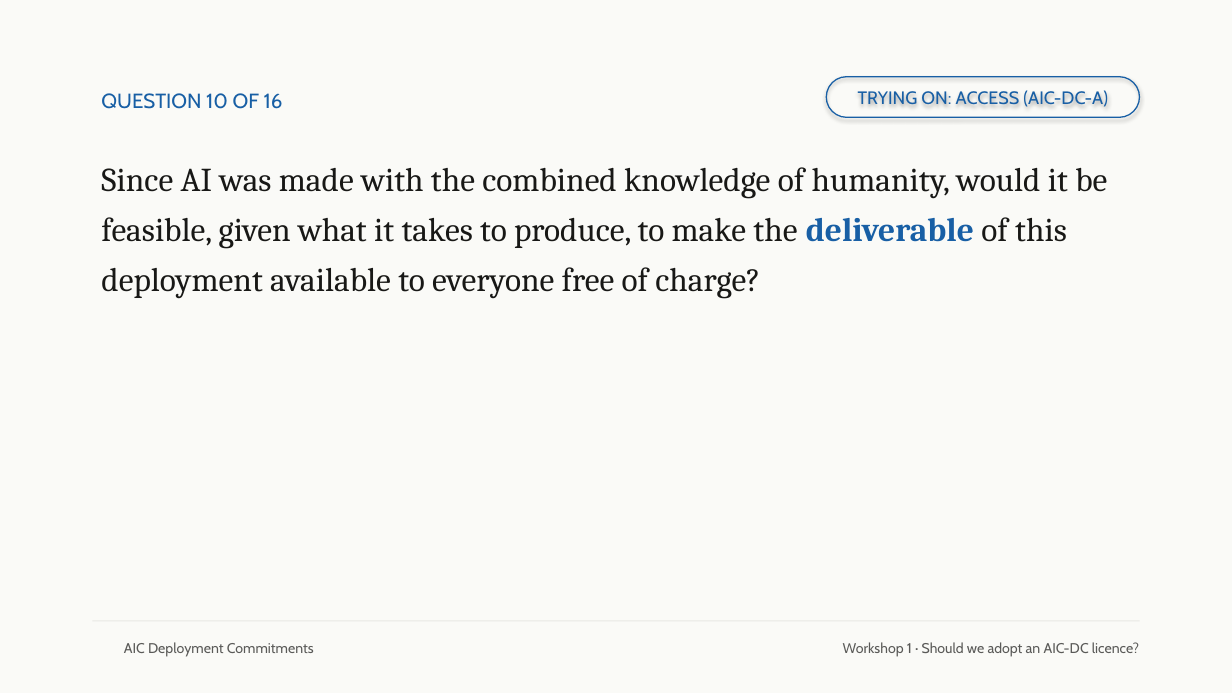
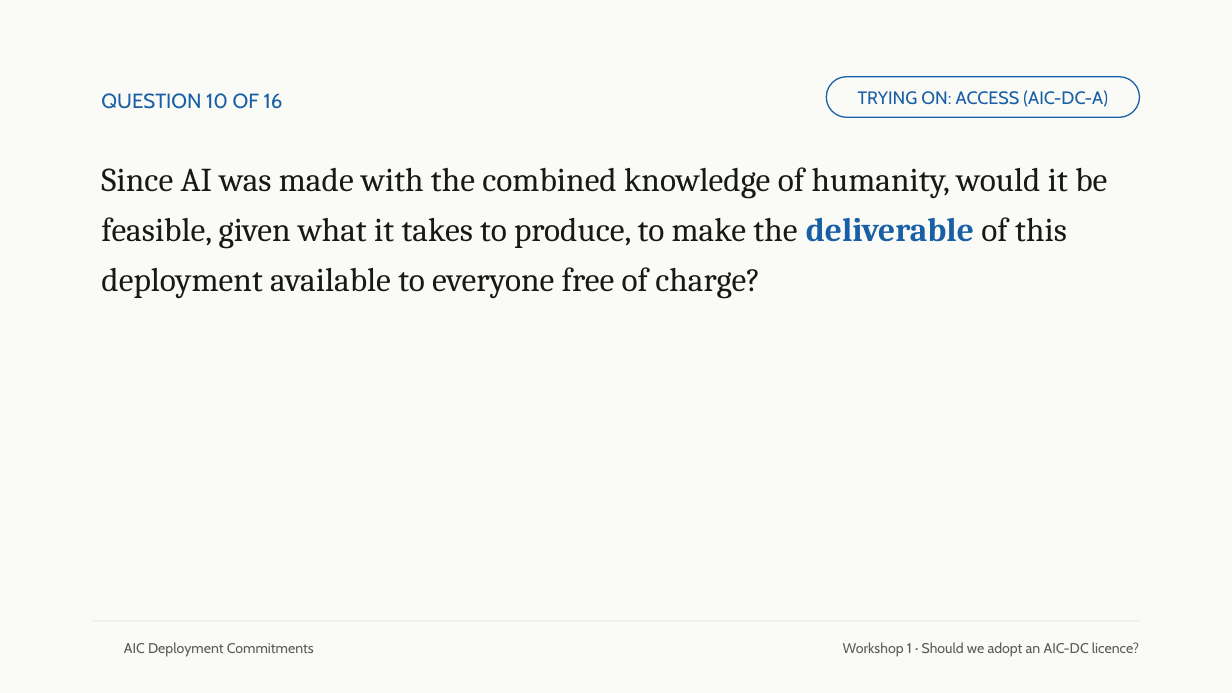
Before and after one commit to emlenartowicz/aic-dc-decks, a slide deck: slide 19 of chapter-5-1/chapter-5-1.odp. Drawn at 1232x693 pixels with LibreOffice and Linux fonts; fonts in the diff are those of the drawing; background and template pictures are left out. Boxes give left, top, right and bottom in pixels: in the first picture for what was removed or moved away, otherwise in the second. Text is boxed around its words. In the diff, an @@ line names an element or a change of style, - is before the commit and + after.

```diff
--- a/chapter-5-1/chapter-5-1.odp
+++ b/chapter-5-1/chapter-5-1.odp
@@ rounded rectangle "TRYING ON: ACCESS (AIC-DC-A)" at bbox=[826, 77, 1140, 117]: shadow off @@
```
Also in this commit, not shown: 7 other slides changed, 2 other files.
